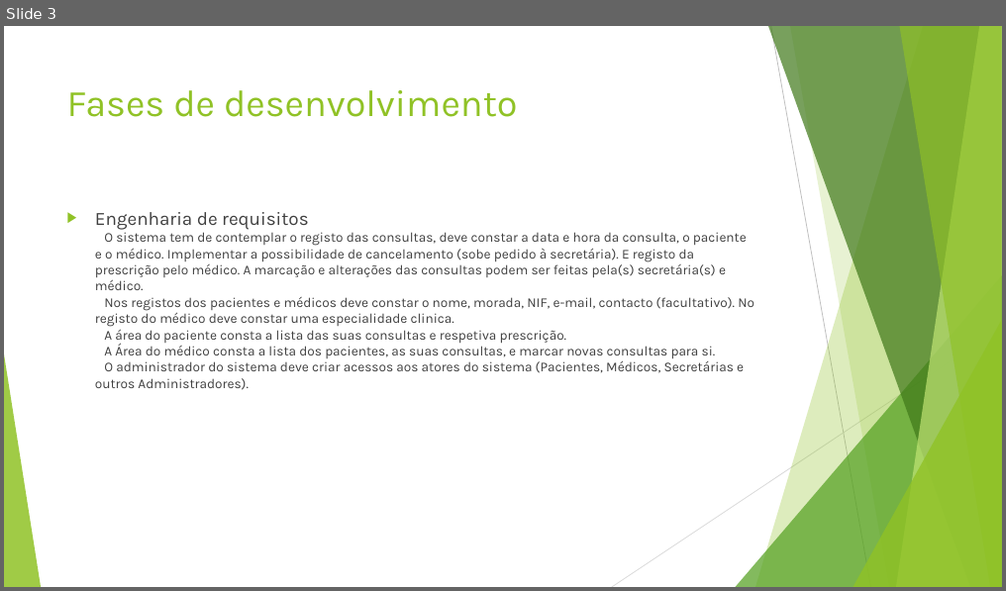
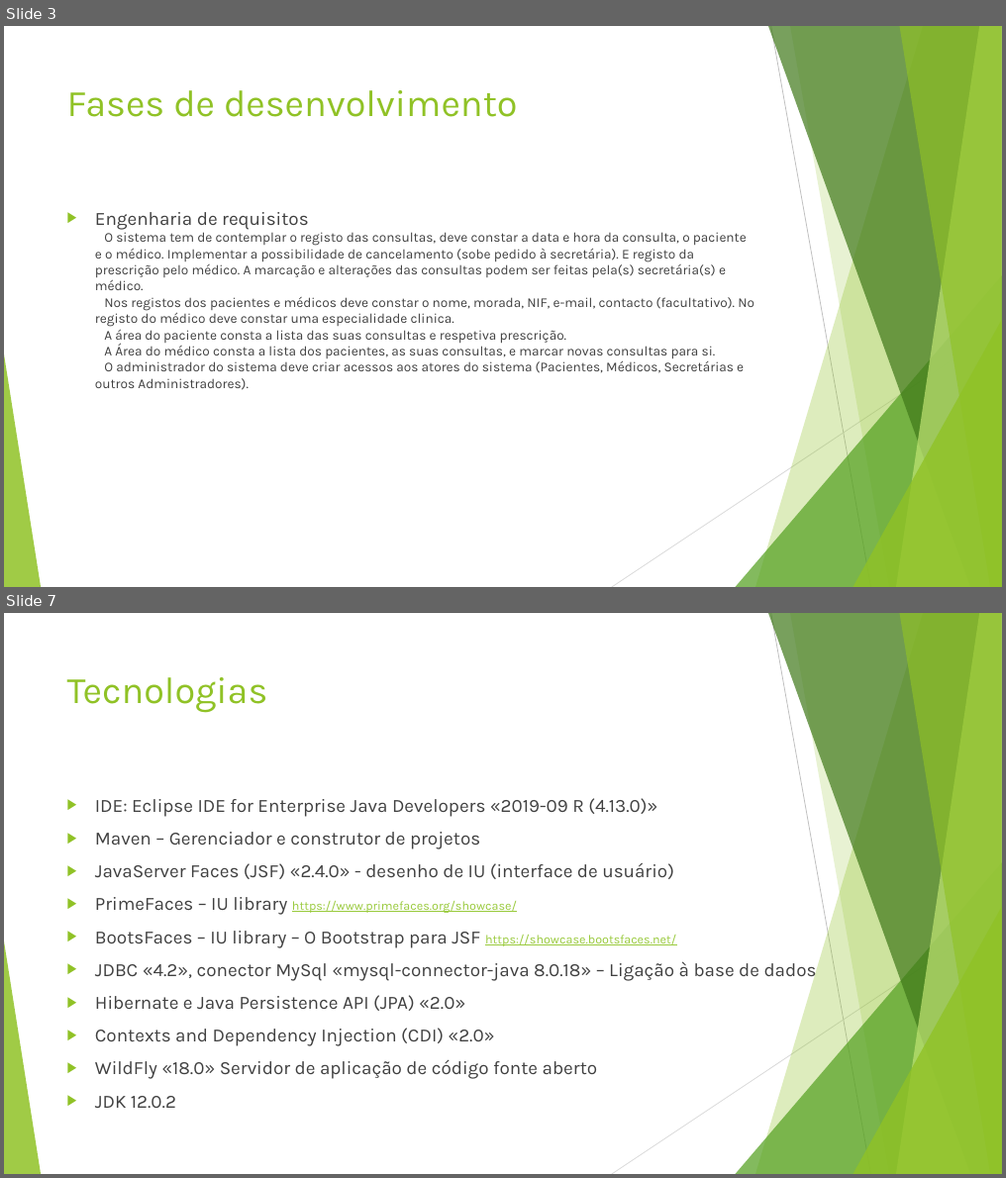
Before and after one commit to alscoundrel/MyClinic, a slide deck: Apresentação.pptx. Shown one above the other, each under a label of ours: slide 3 before the commit, slides 3 and 7 after it; the slides between them are not shown. The pictures are 1006x591 and 1006x1178 pixels, drawn with LibreOffice and Linux fonts; fonts in the diff are those of the drawing. Boxes give left, top, right and bottom in pixels: in the first picture for what was removed or moved away, otherwise in the second. Text is boxed around its words. In the diff, an @@ line names an element or a change of style, - is before the commit and + after.

```diff
--- a/Apresentação.pptx
+++ b/Apresentação.pptx
@@ slide 7 added at box(4, 613, 1002, 1174), background #FFFFFF; not listed: 10 template elements that a slide beside it also shows @@
@@ title added at box(67, 677, 268, 713), 36 pt, text #90C226 @@
+Tecnologias
@@ text added at box(95, 798, 817, 1108), 18 pt, text #404040 @@
+▶ IDE: Eclipse IDE for Enterprise Java Developers «2019-09 R (4.13.0)»
+▶ Maven – Gerenciador e construtor de projetos
+▶ JavaServer Faces (JSF) «2.4.0» - desenho de IU (interface de usuário)
+▶ PrimeFaces – IU library https://www.primefaces.org/showcase/
+▶ BootsFaces – IU library – O Bootstrap para JSF https://showcase.bootsfaces.net/
+▶ JDBC «4.2», conector MySql «mysql-connector-java 8.0.18» – Ligação à base de dados
+▶ Hibernate e Java Persistence API (JPA) «2.0»
+▶ Contexts and Dependency Injection (CDI) «2.0»
+▶ WildFly «18.0» Servidor de aplicação de código fonte aberto
+▶ JDK 12.0.2
```
Also in this commit, not shown: 4 slides changed, 5 other slides added, 1 slide removed.
